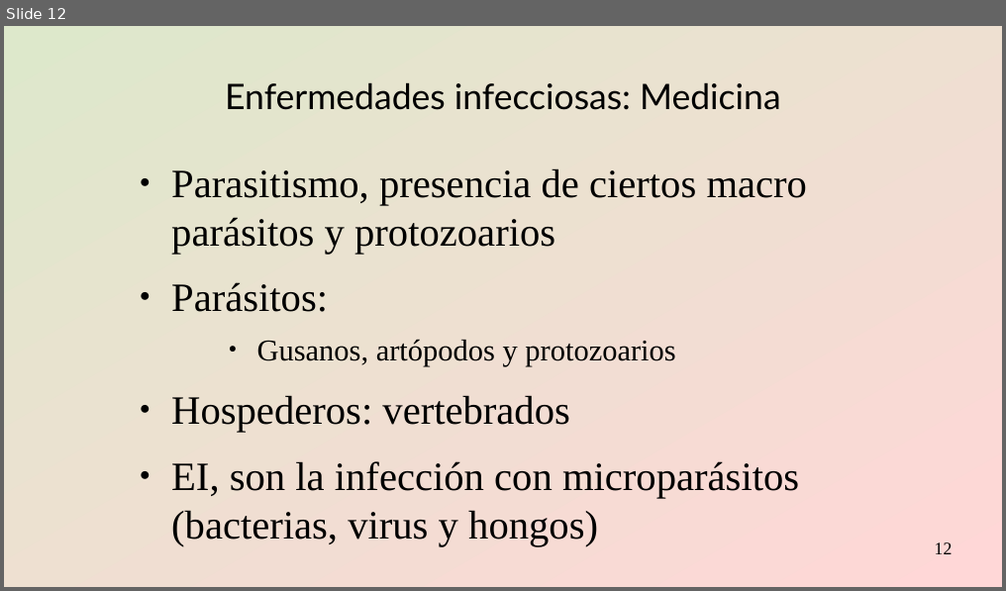
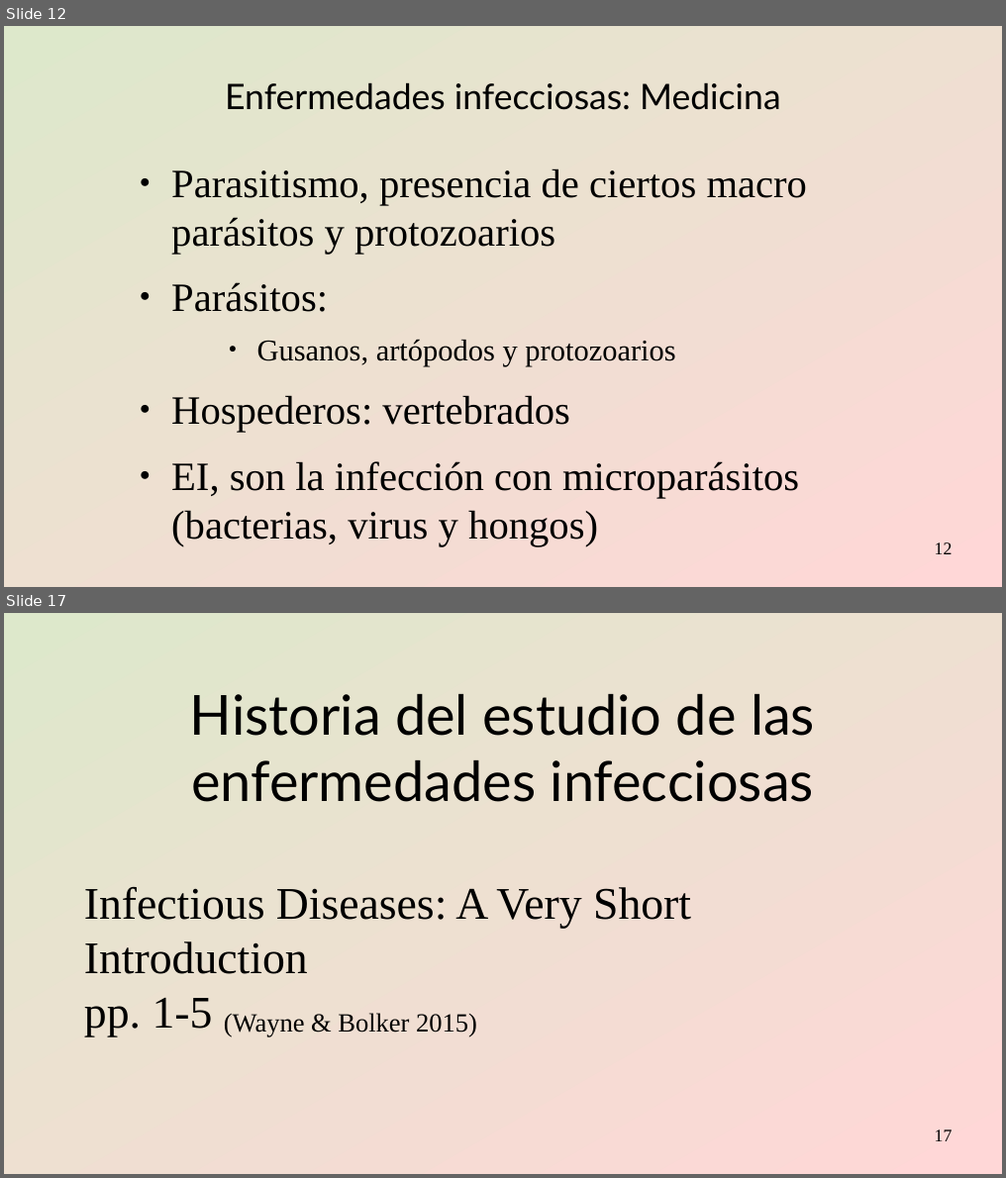
Before and after one commit to gerardommc/Medicina-Cons, a slide deck: Infecciosas.odp. Shown one above the other, each under a label of ours: slide 12 before the commit, slides 12 and 17 after it; the slides between them are not shown. The pictures are 1006x591 and 1006x1178 pixels, drawn with LibreOffice and Linux fonts; fonts in the diff are those of the drawing. Boxes give left, top, right and bottom in pixels: in the first picture for what was removed or moved away, otherwise in the second. Text is boxed around its words. In the diff, an @@ line names an element or a change of style, - is before the commit and + after.

Commit message:
Infecciosas

```diff
--- a/Infecciosas.odp
+++ b/Infecciosas.odp
@@ slide 17 added at box(4, 613, 1002, 1174), background gradient #DDE8CB to #FFD7D7 @@
@@ title added at box(190, 694, 815, 802), 44 pt, text #000000 @@
+Historia del estudio de las enfermedades infecciosas
@@ text added at box(84, 887, 691, 1038), 36 pt, text #000000 @@
+Infectious Diseases: A Very Short Introduction
+pp. 1-5 (Wayne & Bolker 2015)
@@ page number added at box(935, 1130, 952, 1142), 14 pt, text #000000 @@
+17
```
Also in this commit, not shown: 1 slide changed, 4 other slides added, 9 other files.
